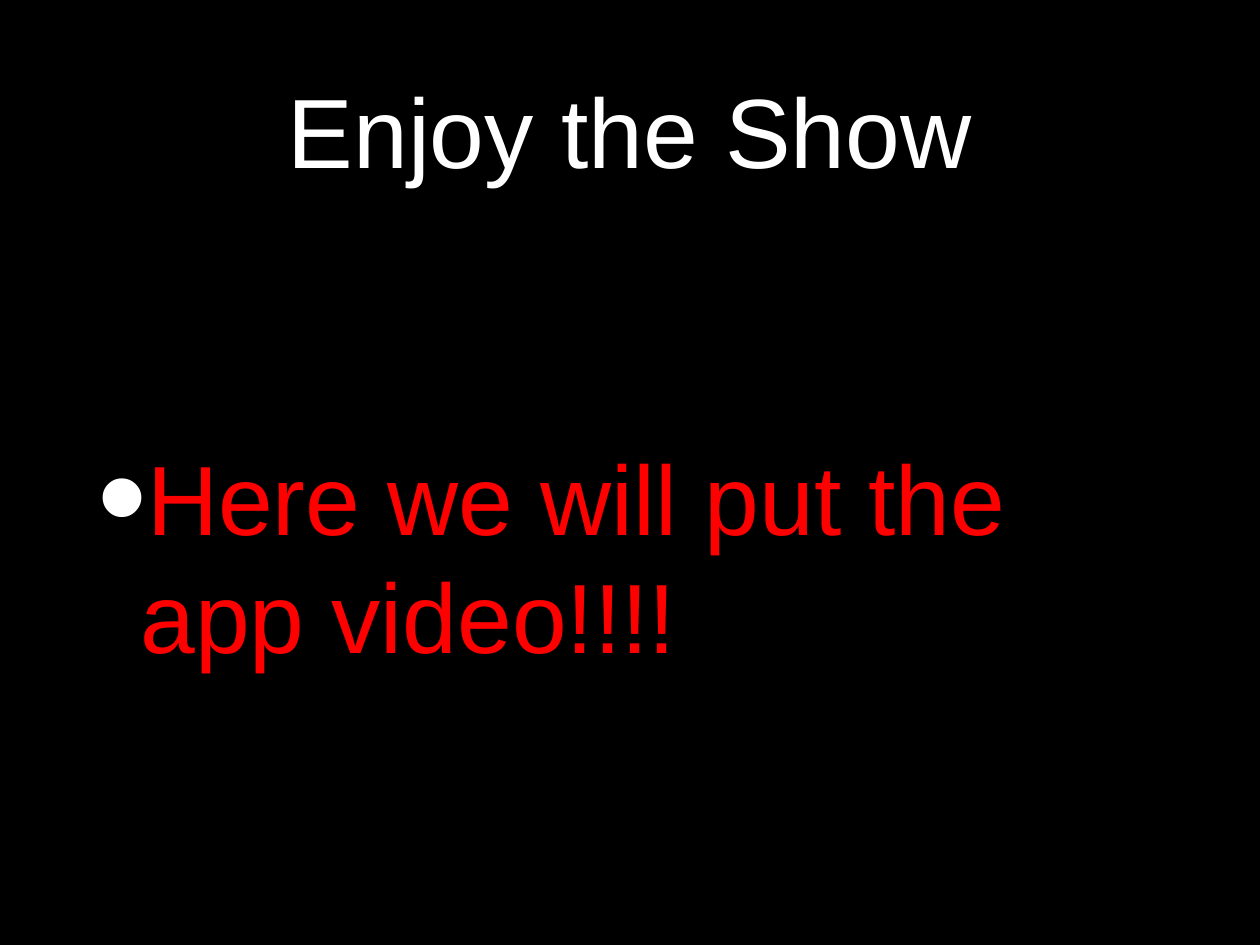
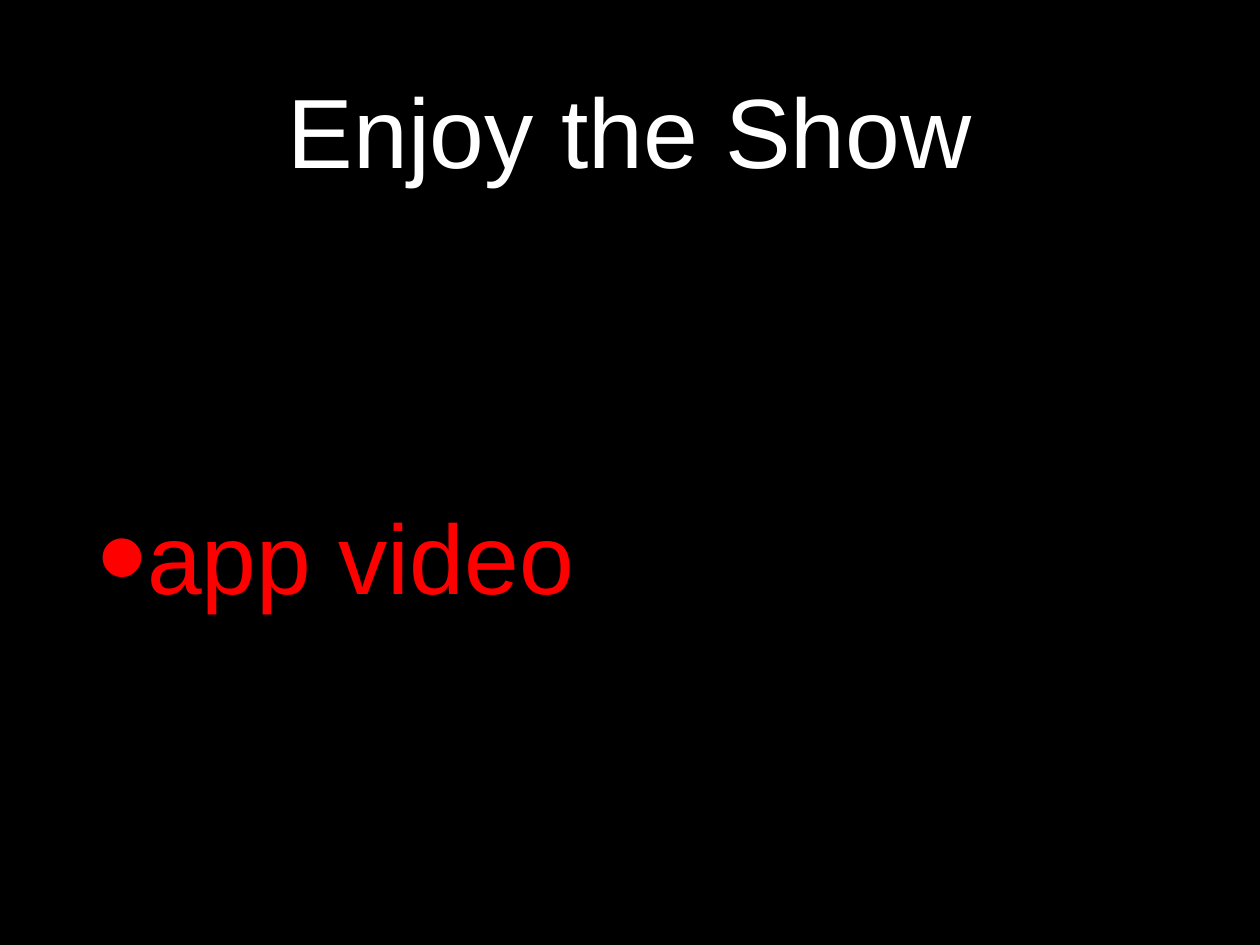
Before and after one commit to idocal/motionsense, a slide deck: slide 8 of presentations/Presentation3.pptx. Drawn at 1260x945 pixels with LibreOffice and Linux fonts; fonts in the diff are those of the drawing. Boxes give left, top, right and bottom in pixels: in the first picture for what was removed or moved away, otherwise in the second. Text is boxed around its words. In the diff, an @@ line names an element or a change of style, - is before the commit and + after.

```diff
--- a/presentations/Presentation3.pptx
+++ b/presentations/Presentation3.pptx
@@ text at <box>147,522,574,613</box>: text changed @@
-• Here we will put the app video!!!!
+• app video
```
Also in this commit, not shown: 4 other slides changed, 3 slides added, 1 slide removed, 1 other file.
